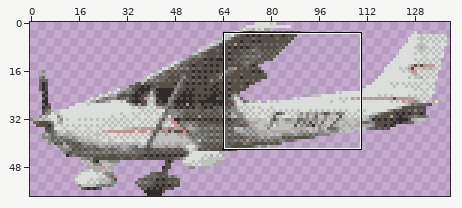
Sprite sheet, stored at VORTEX3D/GFX/cessna.gif. Above: a wide view before the commit, with the close-up outlined.
Close-up. The starting point:
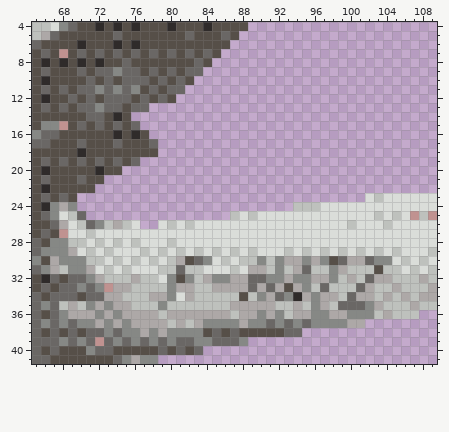
The file is 140x58 pixels. Shown: x 65..109, y 4..41.
New version:
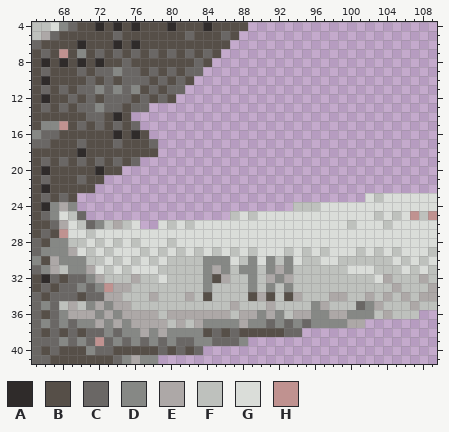
Palette (. is transparent): A #2f2b2a  B #564f48  C #6a6765  D #868885  E #ada8a7  F #bec1bd  G #daddd9  H #c09290
Edits made:
@@ x 68..72 @@
  6 BBABB
- 7 HBCBC
+ 7 HBDBC
  8 ABABA
@@ x 77..106 @@
 28 GGGFGGGGGGGGGGGGGGGGGGGGGGGGGG
-29 FGFGFGFGFGFGFGGGFGFGFGFGFGFGFG
-30 GFGFEBCDGFGFFDFDEEDEDBCEECDDGF
-31 GGFFCFFGGGFGEEFDFECFFDEFFFBFFG
-32 FFGDBDFEDDEECCDDEDDEEDFEFCEEFF
-33 FFFDEEFFEEEECECEBEDFCFFFCEFFEF
-34 FEEDGEFFFFFBFDECDAEDEEFCEEFEFE
-35 FFDFFFFFFFEEEEEFFEFDEFCCCDEFFF
+29 FGFGFGFGFGFGFGGGFGFGFGGGFGFGFG
+30 GFGFFFFDDDGFDGDFDGFFGGFFFFFFGF
+31 GGFFFFFDEDFDDFDEDFFFFFFGGGFFFG
+32 FFGFFFFDBEFFDFEDEFFFFFFFFFGEFF
+33 FFFFFFFDFFFFDFDFDFFFFFFFFFFFEF
+34 FEFFFEFBFFFFBEBFBEFFFEEFFEFEFE
+35 FFFFFFFFFFEFFFEFFFFDEFFFCDEFFF
 36 EEFEEEEEEEFEEDEDFEEDDEEDDDFEFF
Pixel boxes of the changes (left, top, right, bottom) in both close-ups:
changed: (77, 49, 86, 58)
changed: (158, 247, 392, 310)
